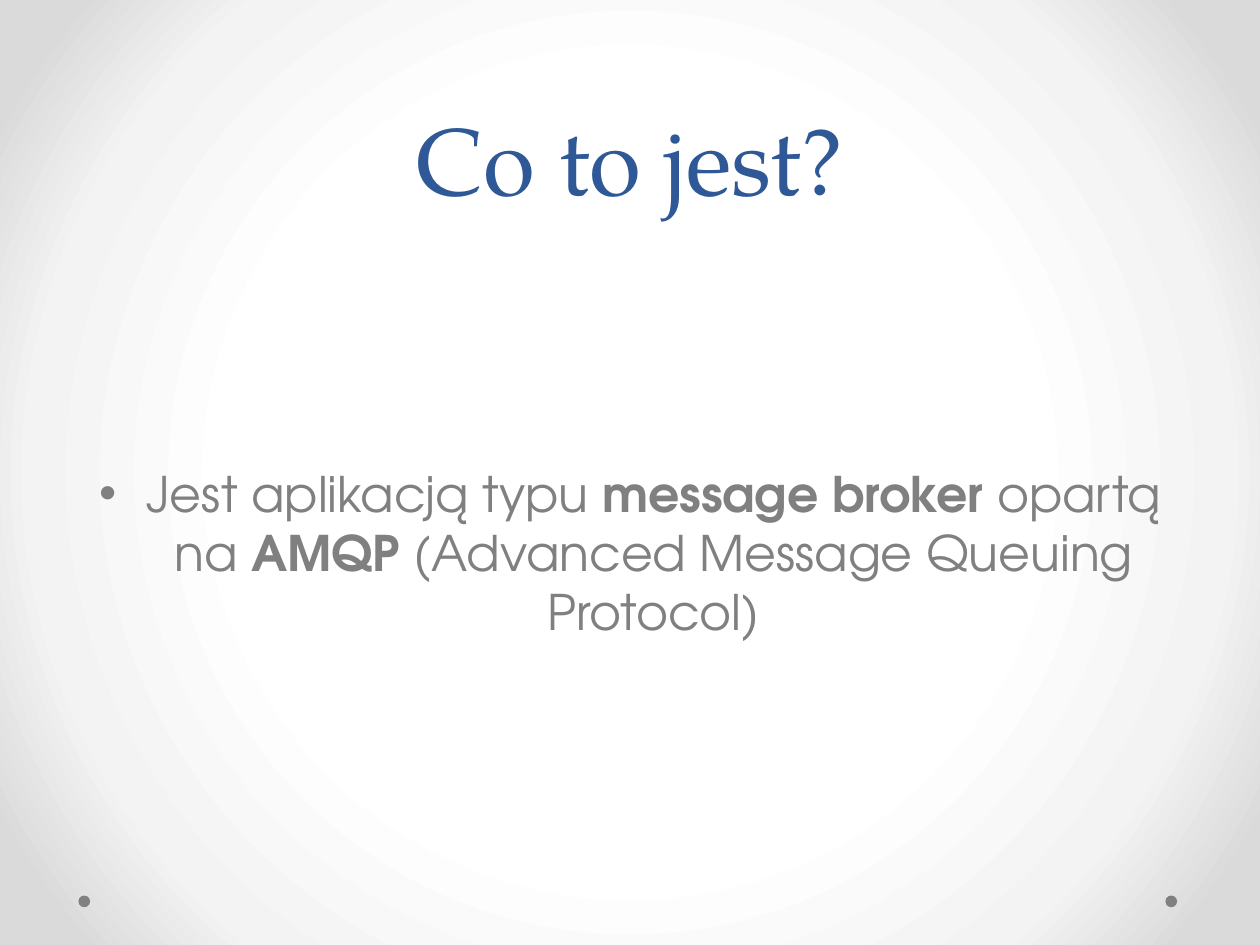
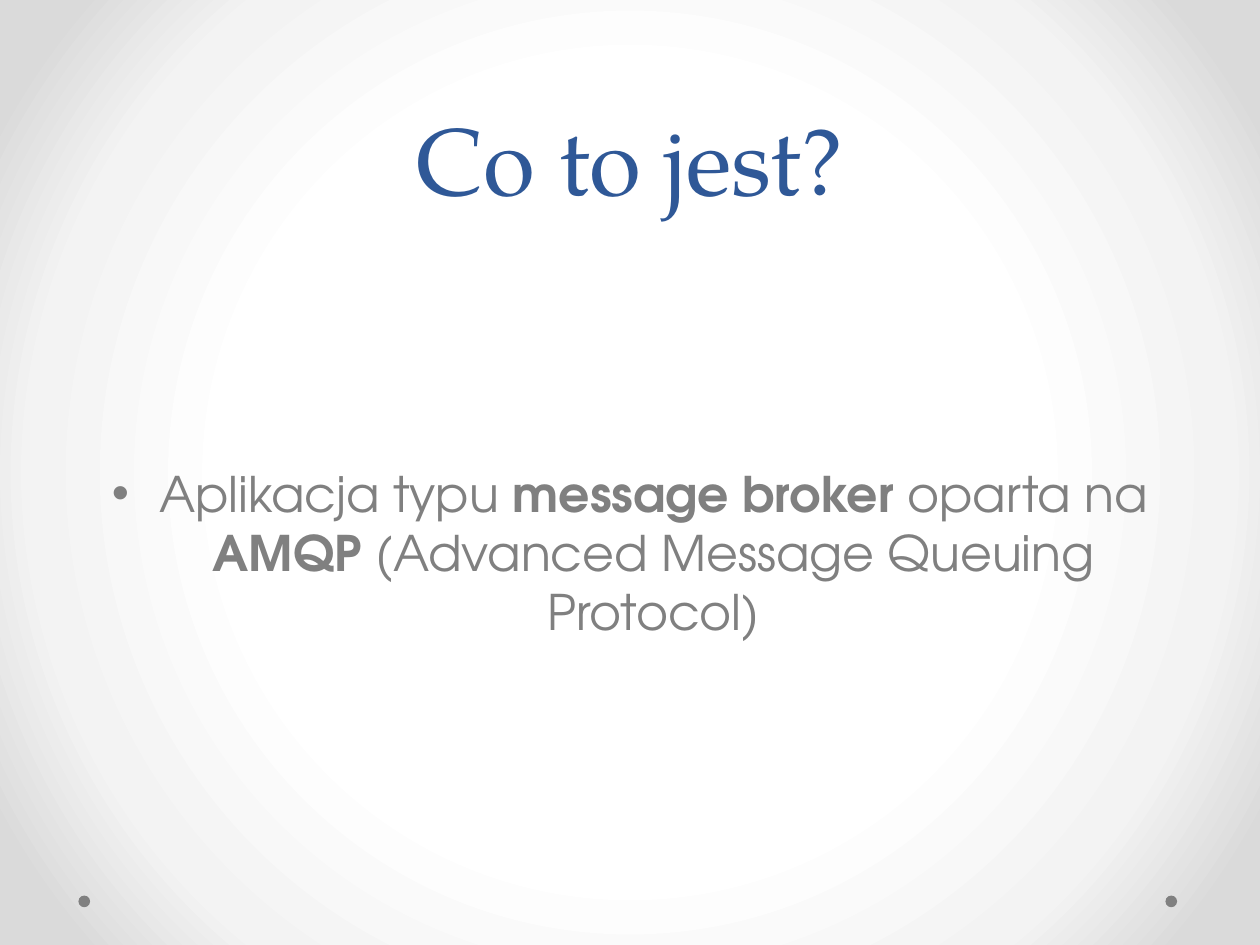
Before and after one commit to kajto/erlang-project, a slide deck: slide 2 of RabbitMQ.pptx. Drawn at 1260x945 pixels with LibreOffice and Linux fonts; fonts in the diff are those of the drawing. Boxes give left, top, right and bottom in pixels: in the first picture for what was removed or moved away, otherwise in the second. Text is boxed around its words. In the diff, an @@ line names an element or a change of style, - is before the commit and + after.

```diff
--- a/RabbitMQ.pptx
+++ b/RabbitMQ.pptx
@@ text at box(159, 476, 1148, 641): text changed @@
-• Jest aplikacją typu message broker opartą na AMQP (Advanced Message Queuing Protocol)
+• Aplikacja typu message broker oparta na AMQP (Advanced Message Queuing Protocol)
```
Also in this commit, not shown: 3 other slides changed, 15 slides added, 1 slide removed, 2 other files.
